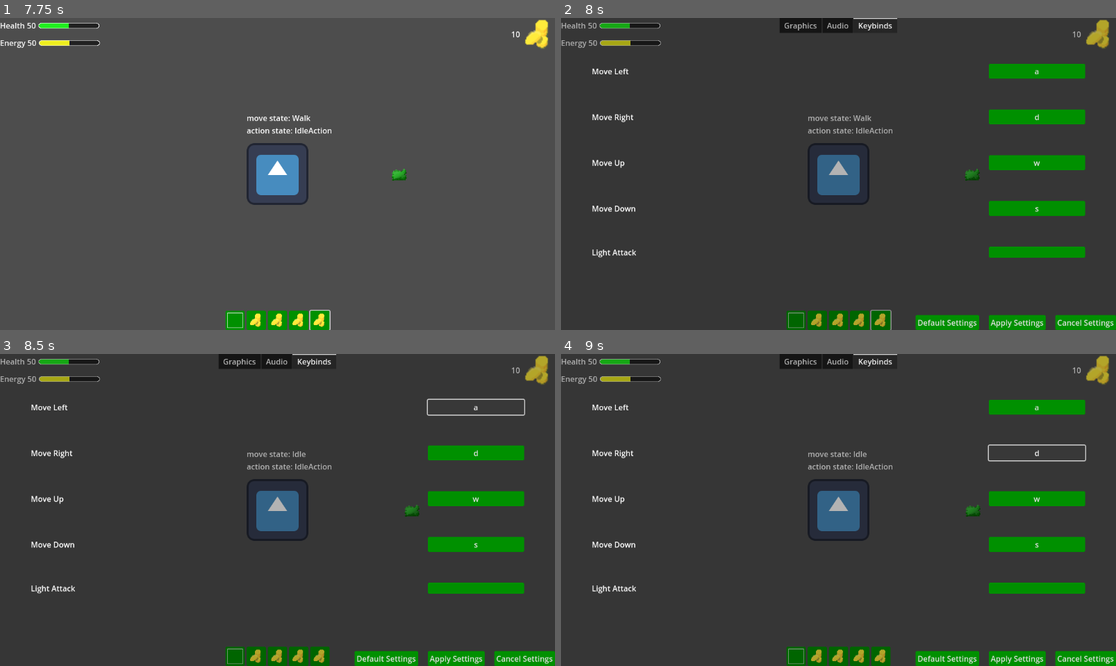
Above: before the commit, frames 1-4 (two rows, left to right).
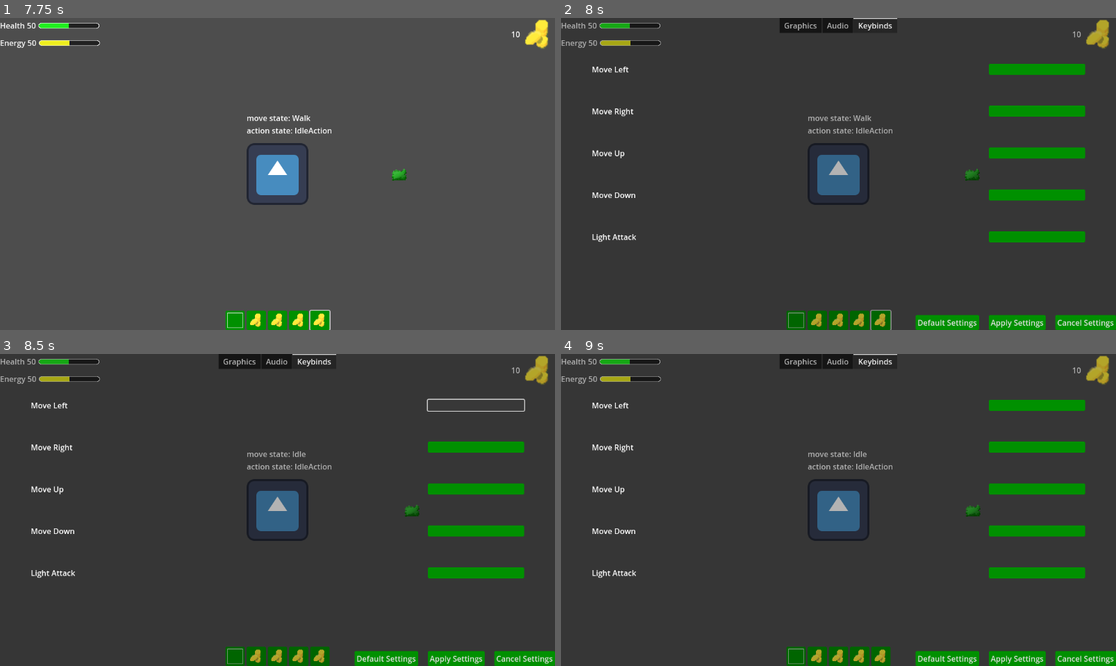
Above: after the commit, the same moments.

Repository: Cole-Miller-IT/template-game-for-future-projects
Game: Godot game, scene res://Scenes/Levels/World/world.tscn
Two runs of this game, one before a commit and one after it. Both use one fixed random seed, a clock stepped at 60 frames per second and the inputs below. This scene is started directly instead of the project's main scene. The engine's default icon, where the game draws it, is replaced by a stand-in: a white triangle on a blue panel in a dark square.
Inputs (mouse positions are in pixels of both pictures, inside the frame that each line leads up to; where the layout moved, square brackets give the same spot in the first picture):
- Up to frame 1 (7.75 s): click (233, 320) at 0.5 s; click (255, 320) at 1.25 s; click (277, 320) at 2 s; click (299, 320) at 2.75 s; click (321, 320) at 3.5 s; tap Enter at 4.25 s; move the mouse to (399, 158) at 4.27 s; hold D (right) 4.28-5.03 s; click (399, 158) at 4.35 s; move the mouse to (166, 189) at 5.02 s; hold S (down) 5.03-5.78 s; click (166, 189) at 5.1 s; move the mouse to (333, 105) at 5.77 s; hold D (right) 5.78-6.53 s; click (333, 105) at 5.85 s; move the mouse to (249, 236) at 6.52 s; hold W (up) 6.53-7.28 s; click (249, 236) at 6.6 s; move the mouse to (444, 220) at 7.27 s; hold A (left) from 7.28 s (still down); click (444, 220) at 7.35 s
- Up to frame 2 (8 s): keep holding A (left); tap Escape (settingsMenu) at 7.9 s
- Up to frame 3 (8.5 s): release A (left) at 8 s; click (477, 403) [477, 407] at 8 s
- Up to frame 4 (9 s): click (1038, 453) at 8.75 s, where only the run before the commit has a clickable "d"

Frame 1 is identical in both runs. In frame 2, 5.4% of the frame differs, in the area x 5-95%, y 15-77%; in frame 3, 5.4%; in frame 4, 5.5%.
Error after the commit: Parse Error: Identifier "tempEvent" not declared in the current scope. (res://Scenes/Resources/Settings/keybinds.gd:32)

Commit message:
working on hotkey loading on boot

Diff:
--- a/Scenes/Levels/Settings/settings_menu.gd
+++ b/Scenes/Levels/Settings/settings_menu.gd
@@ -42,7 +42,7 @@
 ###############REBINDING HOTKEYS#######################
 func rebind(eventRecieved):
 	#print("before changes: " + hotkeys.defaultMoveLeft)
-	print("Left map events before: " + str(InputMap.action_get_events("left")))
+	#print("Left map events before: " + str(InputMap.action_get_events("left")))
 
 	#rebind the key to the given key by the user
 	if rebindKeyToChange == "moveLeft":
@@ -52,29 +52,18 @@
 		InputMap.action_erase_events("left")
 		InputMap.action_add_event("left", eventRecieved)
 
-		print("Left map events after: " + str(InputMap.action_get_events("left")))
+		#print("Left map events after: " + str(InputMap.action_get_events("left")))
 
 	else:
 		print("hotkey rebind not implemented yet")
 
-	#func rebind(action, eventReceived):
-	#print("Before change: " + hotkeys.get_action_key(action))
-	#hotkeys.set_action_key(action, eventReceived.as_text_key_label().to_lower())
-	#$MarginContainer/VBoxContainer/TabContainer/Keybinds/MarginContainer/VBoxContainer.get_node(action + "/RebindKey").text = hotkeys.get_action_key(action)
-	#ResourceSaver.save(hotkeys, "res://Scenes/Resources/Settings/keybinds.tres")
-	#print("After change: " + hotkeys.get_action_key(action))
-
 	#save the key for next game boot up
 	ResourceSaver.save(hotkeys, "res://Scenes/Resources/Settings/keybinds.tres")
-
 
 	#Update text on the settings menu
 	$MarginContainer/VBoxContainer/TabContainer/Keybinds/MarginContainer/VBoxContainer/MoveLeft/RebindKey.text = eventRecieved.as_text_key_label().to_lower()
 
 	rebindMode = false
-
-	#hotkeys = load("res://Scenes/Resources/Settings/keybinds.tres")
-	#print("after changes: " + hotkeys.defaultMoveLeft)
 
 
 func _unhandled_input(event):
--- a/Scenes/Levels/World/world.gd
+++ b/Scenes/Levels/World/world.gd
@@ -3,7 +3,7 @@
 
 # Called when the node enters the scene tree for the first time.
 func _ready():
-	pass # Replace with function body.
+	pass
 
 
 # Called every frame. 'delta' is the elapsed time since the previous frame.
--- a/Scenes/Resources/Settings/keybinds.gd
+++ b/Scenes/Resources/Settings/keybinds.gd
@@ -2,25 +2,31 @@
 extends Resource
 
 
-const MOVE_LEFT : String = "left"
-const MOVE_RIGHT : String = "right"
-const MOVE_UP : String = "up"
-const MOVE_DOWN : String = "down"
-const LIGHT_ATTACK : String = "lightAttack"
-
-@export var defaultMoveLeft = "a"
+@export var defaultMoveLeft: InputEventKey
 var defaultMoveRight = "d"
 var defaultMoveUp = "w"
 var defaultMoveDown = "s"
-#var defaultLightAttack = "LMB"
+var defaultLightAttack = "LMB"
+
+var keybindsDict = {"left": defaultMoveLeft,
+					#"right": defaultMoveRight,
+					#"up": defaultMoveUp,
+					#"down": defaultMoveDown,
+					#"lightAttack": defaultLightAttack,
+					}
 
 
 #Apply all the saved keybinds to the InputMap of the game
 func applyStoredKeybinds():
-	#for all keybinds #make dict to hold them		 #####store the keybinds as events
-	#update input map
-	#InputMap.action_erase_events("left")
 	#var tempEvent = InputEventKey.new()
-	#tempEvent.keycode = defaultMoveLeft #
-	#InputMap.action_add_event("left", tempEvent)
-	pass
+	for action in keybindsDict:
+		print("\nxxxxxxxxxxxxxxxxxxxxxxxxxxx")
+		print("action: " + str(action))
+		InputMap.action_erase_events(action)
+
+
+		#tempEvent.keycode = keybindsDict[action]
+		#print("tempevent: ")
+		#print(tempEvent)
+
+		InputMap.action_add_event(action, tempEvent)
--- a/Scenes/Resources/Settings/keybinds.tres
+++ b/Scenes/Resources/Settings/keybinds.tres
@@ -1,7 +1,12 @@
-[gd_resource type="Resource" script_class="Keybinds" load_steps=2 format=3]
+[gd_resource type="Resource" script_class="Keybinds" load_steps=3 format=3 uid="uid://bi1j7p61hix3p"]
 
 [ext_resource type="Script" path="res://Scenes/Resources/Settings/keybinds.gd" id="1_821vt"]
 
+[sub_resource type="InputEventKey" id="InputEventKey_twu52"]
+device = -1
+keycode = 65
+unicode = 97
+
 [resource]
 script = ExtResource("1_821vt")
-defaultMoveLeft = "a"
+defaultMoveLeft = SubResource("InputEventKey_twu52")
